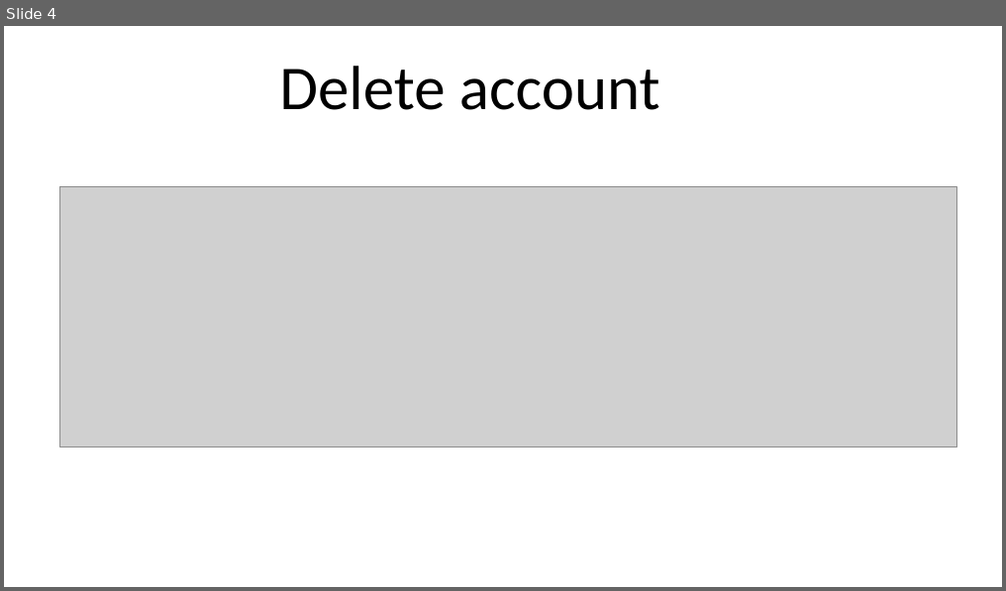
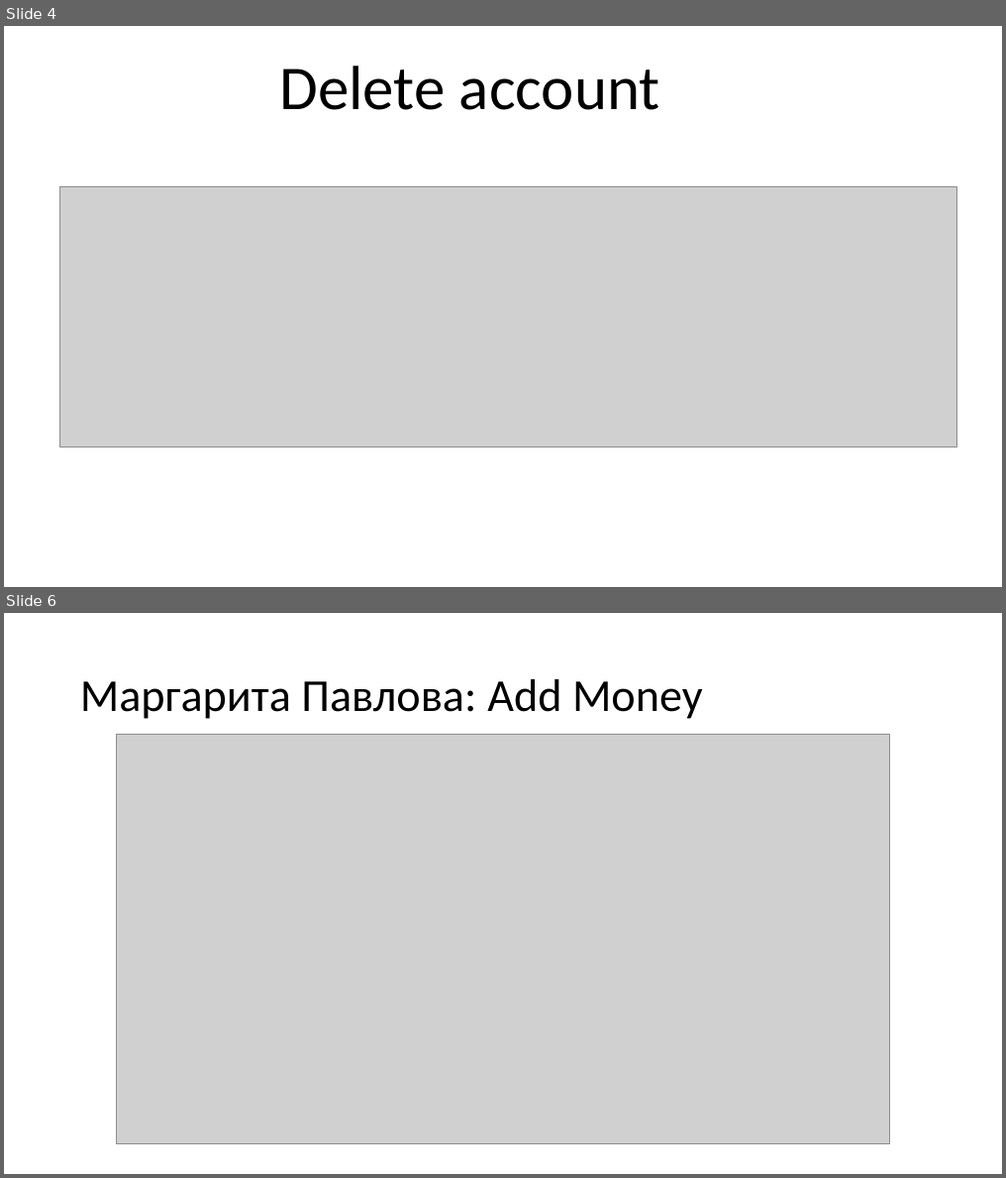
Before and after one commit to maxfirecheetah2/Bank, a slide deck: BankSystem/Presentation.pptx. Shown one above the other, each under a label of ours: slide 4 before the commit, slides 4 and 6 after it; the slides between them are not shown. The pictures are 1006x591 and 1006x1178 pixels, drawn with LibreOffice and Linux fonts; fonts in the diff are those of the drawing; grey boxes stand for pictures. Boxes give left, top, right and bottom in pixels: in the first picture for what was removed or moved away, otherwise in the second. Text is boxed around its words. In the diff, an @@ line names an element or a change of style, - is before the commit and + after.

```diff
--- a/BankSystem/Presentation.pptx
+++ b/BankSystem/Presentation.pptx
@@ slide 6 added at (4,613,1002,1174), background #FFFFFF @@
@@ title added at (80,679,703,719), 44 pt, text #000000 @@
+Маргарита Павлова: Add Money
@@ picture added at (117,735,890,1145) @@
```
Also in this commit, not shown: 9 other slides added, 1 slide removed.
